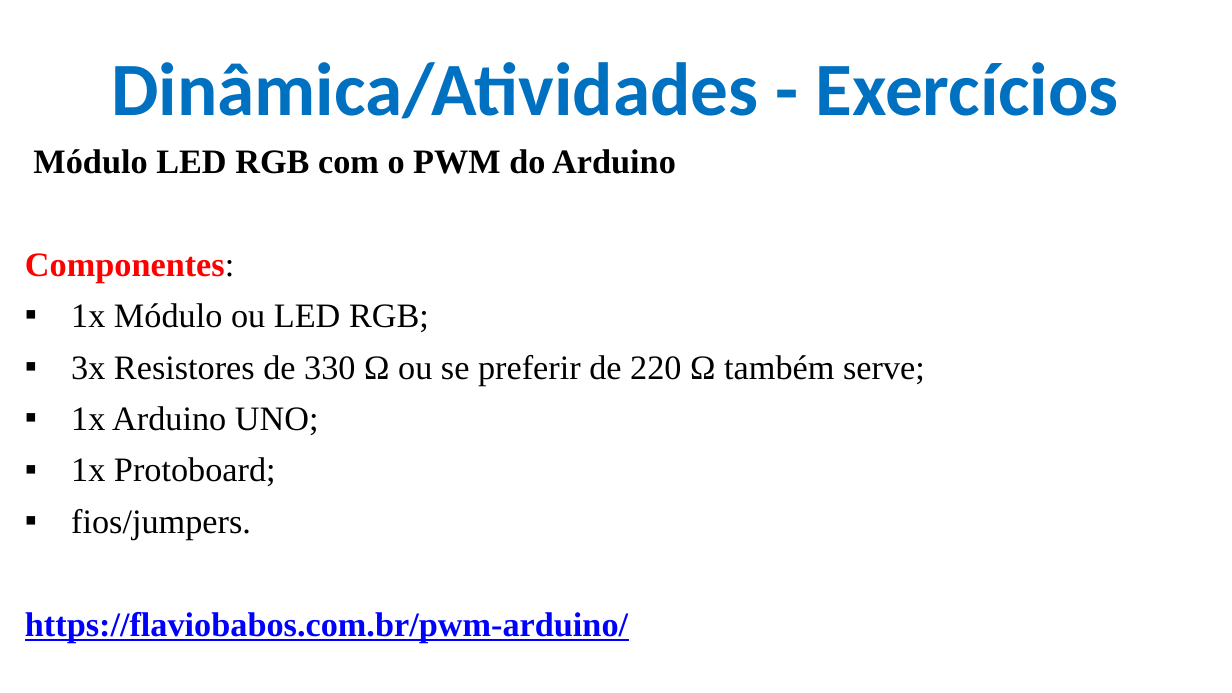
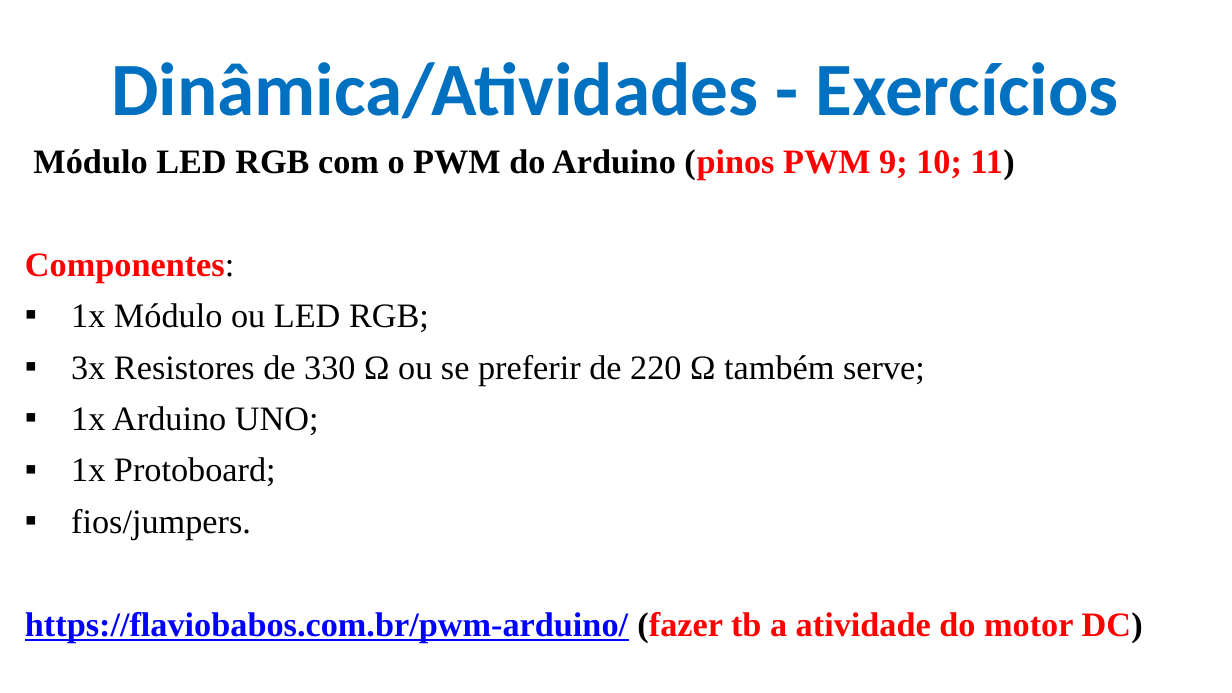
Before and after one commit to CloudEducationBrazil/WydenArea1ProgramacaoMicrocontroladores, a slide deck: slide 39 of 01 Classes/Aula 06 - Programação Microcontroladores - Periféricos Integrados - Temporizadores e PWM.pptx. Drawn at 1232x693 pixels with LibreOffice and Linux fonts; fonts in the diff are those of the drawing; background and template pictures are left out. Boxes give left, top, right and bottom in pixels: in the first picture for what was removed or moved away, otherwise in the second. Text is boxed around its words. In the diff, an @@ line names an element or a change of style, - is before the commit and + after.

```diff
--- a/01 Classes/Aula 06 - Programação Microcontroladores - Periféricos Integrados - Temporizadores e PWM.pptx
+++ b/01 Classes/Aula 06 - Programação Microcontroladores - Periféricos Integrados - Temporizadores e PWM.pptx
@@ text at (33, 149, 1015, 180): text changed @@
-Módulo LED RGB com o PWM do Arduino
+Módulo LED RGB com o PWM do Arduino (pinos PWM 9; 10; 11)
@@ text at (25, 612, 1143, 643): text changed @@
-https://flaviobabos.com.br/pwm-arduino/
+https://flaviobabos.com.br/pwm-arduino/ (fazer tb a atividade do motor DC)
```
Also in this commit, not shown: 4 other slides changed.
